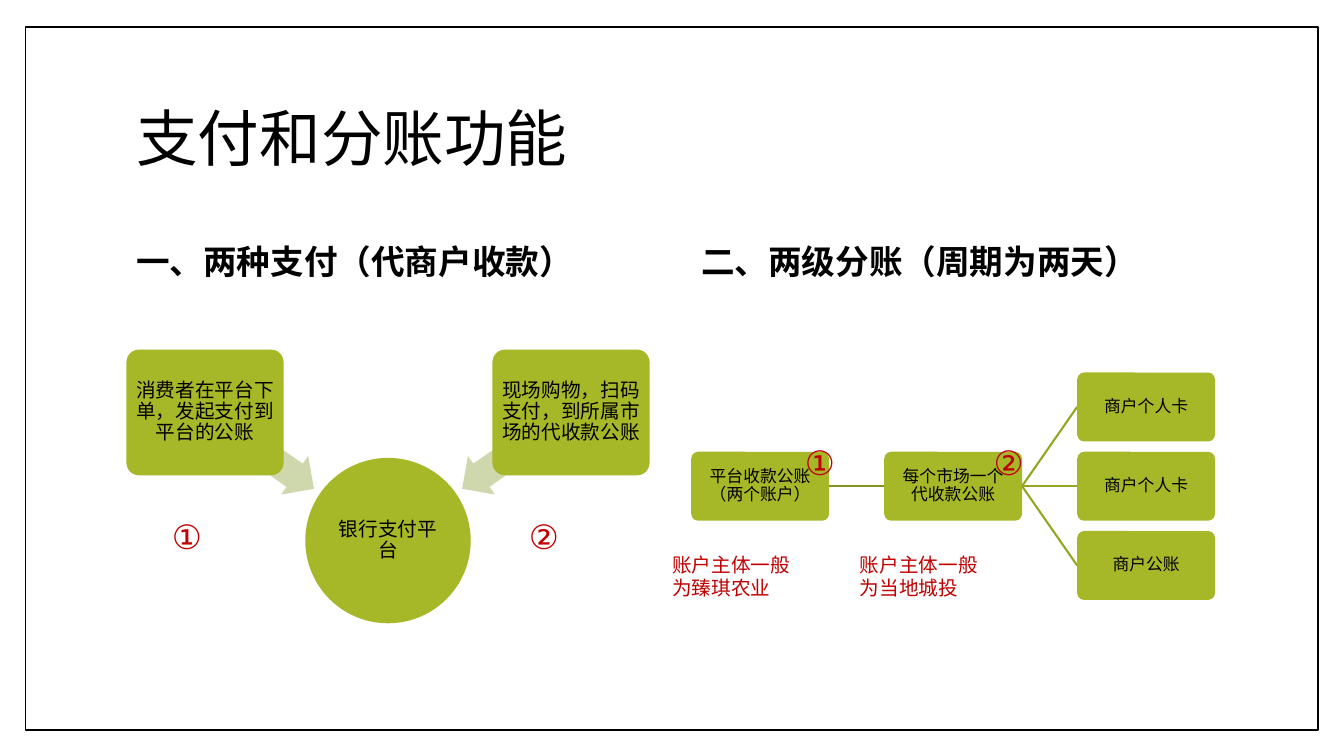
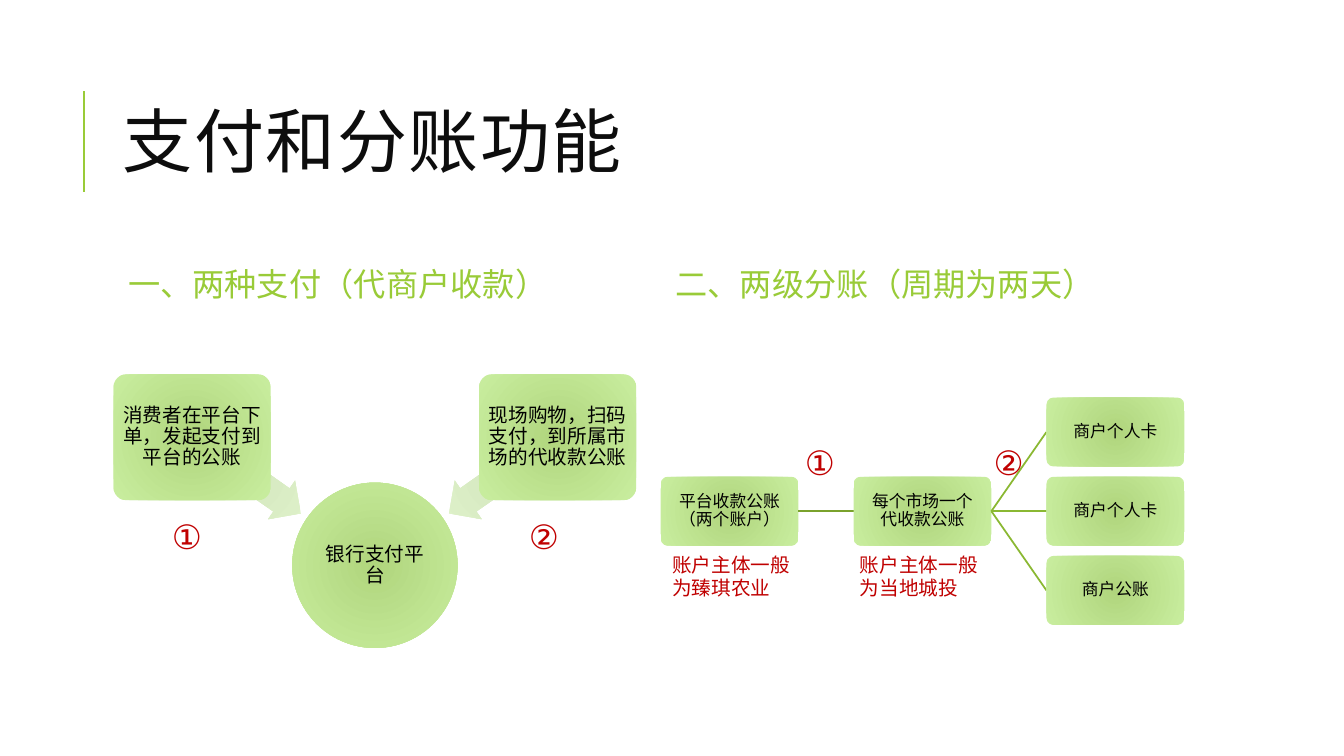
Before and after one commit to jzgi/chainsmart, a slide deck: slide 25 of Docs/品链供销.pptx. Drawn at 1344x756 pixels with LibreOffice and Linux fonts; fonts in the diff are those of the drawing. Boxes give left, top, right and bottom in pixels: in the first picture for what was removed or moved away, otherwise in the second. Text is boxed around its words. In the diff, an @@ line names an element or a change of style, - is before the commit and + after.

```diff
--- a/Docs/品链供销.pptx
+++ b/Docs/品链供销.pptx
@@ rectangle removed at [25, 27, 1318, 730] @@
@@ title "支付和分账功能": place and size @@
-title "支付和分账功能" at [136, 109, 567, 166]
+title "支付和分账功能" at [123, 108, 622, 173]
@@ title "支付和分账功能" at [123, 108, 622, 173]: size 44 to 50 pt, text colour #000000 to #0D0D0D, letter spacing 0 to 1 pt; line spacing 0.9 to 0.8 @@
@@ line added from (84, 192) to (84, 91), #99CB38 1.5 pt @@
@@ text "一、两种支付（代商户收款）": place and size @@
-text "一、两种支付（代商户收款）" at [136, 245, 573, 278]
+text "一、两种支付（代商户收款）" at [128, 268, 547, 299]
@@ text "一、两种支付（代商户收款）" at [128, 268, 547, 299]: size 24 to 23 pt, font Cabin to Calibri, text colour #000000 to #99CB38, bold off @@
@@ text "二、两级分账（周期为两天）" at [676, 268, 1095, 299]: size 24 to 23 pt, font Cabin to Calibri, text colour #000000 to #99CB38, bold off @@
@@ text "二、两级分账（周期为两天）": place and size @@
-text "二、两级分账（周期为两天）" at [701, 245, 1138, 278]
+text "二、两级分账（周期为两天）" at [676, 268, 1095, 299]
@@ rounded rectangle: place and size @@
-rounded rectangle at [126, 350, 283, 476]
+rounded rectangle at [114, 375, 271, 501]
@@ 3 texts, 1 left arrow, 1 ellipse, 1 rounded rectangle: place and size @@
-3 texts, 1 left arrow, 1 ellipse, 1 rounded rectangle at [136, 350, 650, 623]
+3 texts, 1 left arrow, 1 ellipse, 1 rounded rectangle at [123, 375, 636, 648]
@@ left arrow: place and size @@
-left arrow at [191, 394, 327, 509]
+left arrow at [179, 418, 315, 533]
@@ left arrow at [179, 418, 315, 533]: fill #D0D8AD to gradient #D4E7BF to #E1F4CC @@
@@ left arrow at [436, 418, 572, 533]: fill #D0D8AD to gradient #D4E7BF to #E1F4CC @@
@@ outline #97A623 1.5 pt to #8BB833 1.25 pt in 3 elements at [992, 509, 1048, 513], [990, 511, 1049, 592], [990, 431, 1049, 513] @@
@@ freeform shape at [799, 509, 854, 513]: outline #85931F 1.5 pt to #7BA32D 1.25 pt @@
@@ 5 texts, 5 rounded rectangles, 4 freeform shapes: place and size @@
-5 texts, 5 rounded rectangles, 4 freeform shapes at [692, 373, 1216, 600]
+5 texts, 5 rounded rectangles, 4 freeform shapes at [660, 397, 1185, 625]
@@ fill #A6B727 to gradient #B0D57D to #CAEEA0 in 8 elements at [114, 375, 271, 501], [292, 483, 458, 648], [479, 375, 636, 501], [1047, 397, 1185, 466], [854, 477, 992, 545], [660, 477, 799, 545], [1047, 477, 1185, 545], [1047, 557, 1185, 625] @@
```
Also in this commit, not shown: 27 other slides changed, 28 other files.
